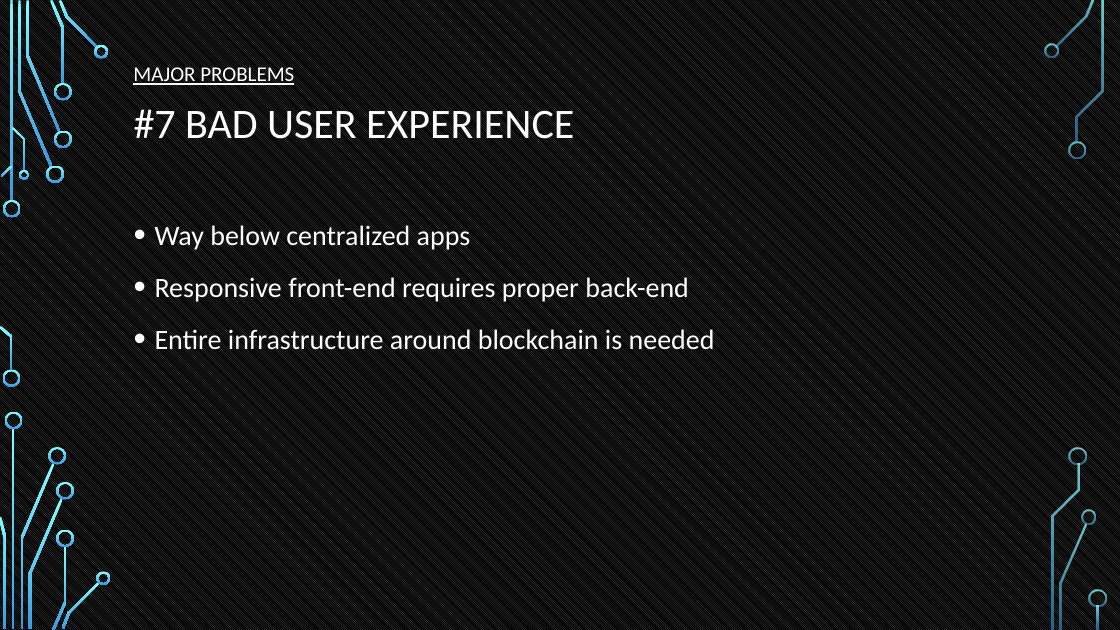
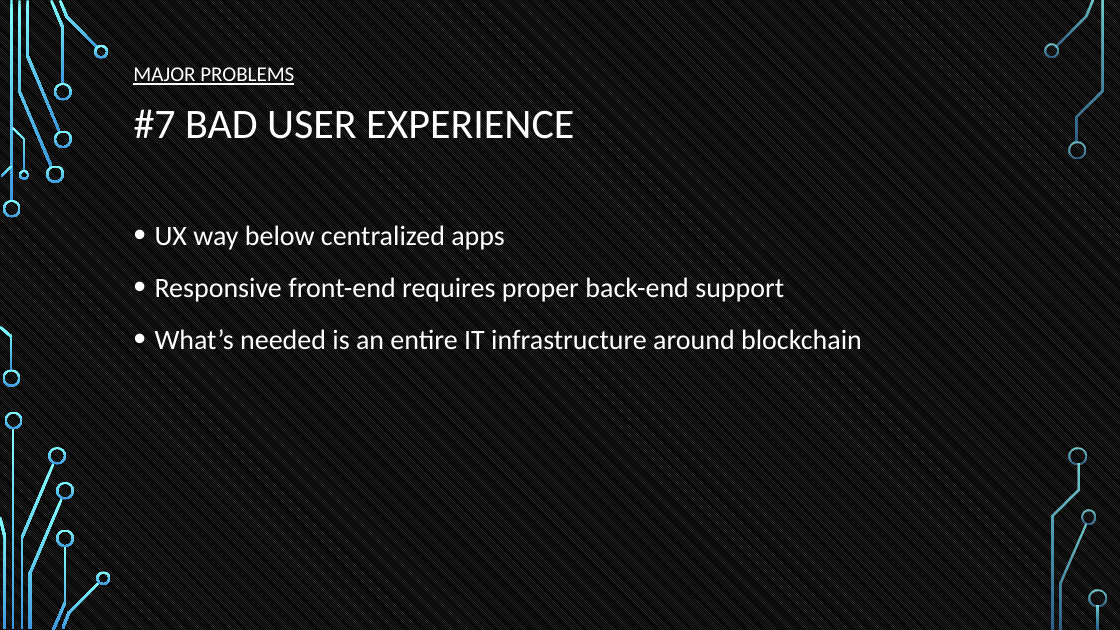
Before and after one commit to tokenika/tokenika.github.io, a slide deck: slide 17 of WarsawBlock.pptx. Drawn at 1120x630 pixels with LibreOffice and Linux fonts; fonts in the diff are those of the drawing; background and template pictures are left out. Boxes give left, top, right and bottom in pixels: in the first picture for what was removed or moved away, otherwise in the second. Text is boxed around its words. In the diff, an @@ line names an element or a change of style, - is before the commit and + after.

```diff
--- a/WarsawBlock.pptx
+++ b/WarsawBlock.pptx
@@ text at [155,225,862,350]: text changed @@
-• Way below centralized apps
-• Responsive front-end requires proper back-end
-• Entire infrastructure around blockchain is needed
+• UX way below centralized apps
+• Responsive front-end requires proper back-end support
+• What’s needed is an entire IT infrastructure around blockchain
```
Also in this commit, not shown: 3 other slides changed, 1 other file.
